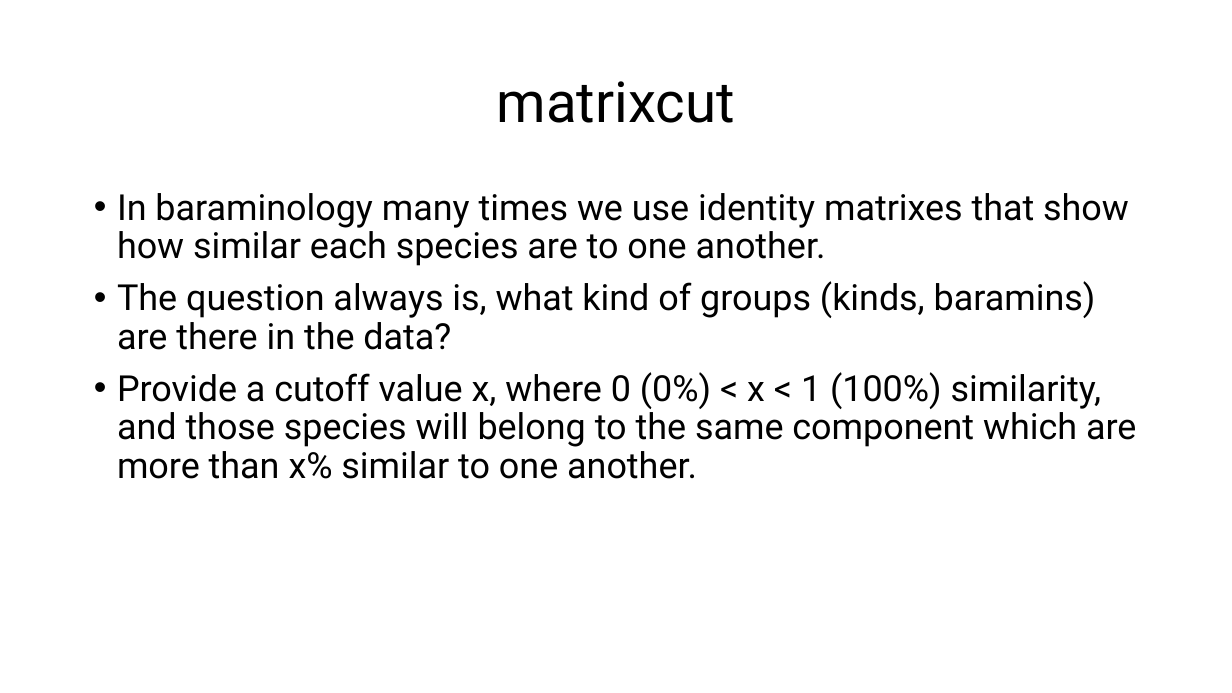
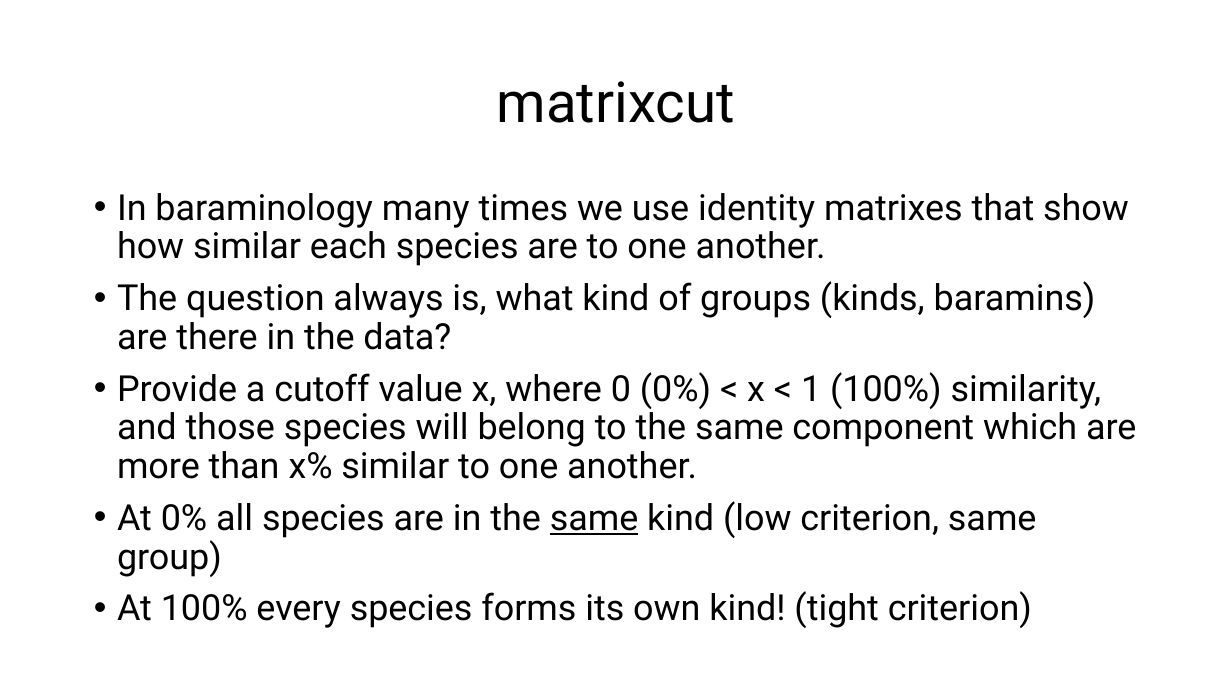
Before and after one commit to csmatyi/crs2025, a slide deck: slide 22 of CRS2025_R_workshop.pptx. Drawn at 1232x693 pixels with LibreOffice and Linux fonts; fonts in the diff are those of the drawing. Boxes give left, top, right and bottom in pixels: in the first picture for what was removed or moved away, otherwise in the second. Text is boxed around its words. In the diff, an @@ line names an element or a change of style, - is before the commit and + after.

```diff
--- a/CRS2025_R_workshop.pptx
+++ b/CRS2025_R_workshop.pptx
@@ text at bbox=[117, 501, 1037, 628]: paragraphs added @@
+• At 0% all species are in the same kind (low criterion, same group)
+• At 100% every species forms its own kind! (tight criterion)
```
Also in this commit, not shown: 11 other slides changed, 2 slides added, 1 other file.
